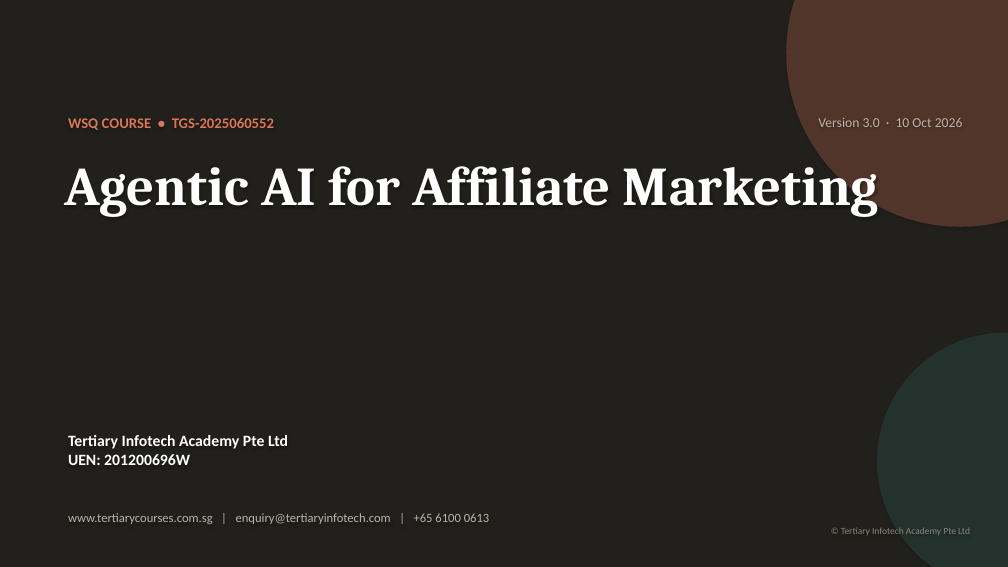
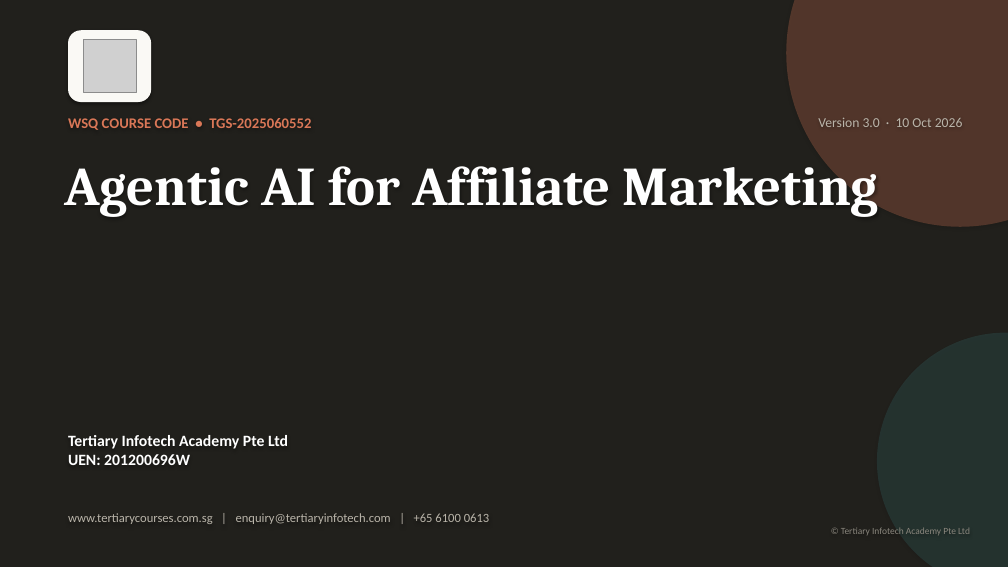
Before and after one commit to tertiarycourses/TGS-2025060552-Agentic-AI-for-Affiliate-Marketing, a slide deck: slide 1 of courseware/Agentic AI for Affiliate Marketing-v3.0.pptx. Drawn at 1008x567 pixels with LibreOffice and Linux fonts; fonts in the diff are those of the drawing; grey boxes stand for pictures. Boxes give left, top, right and bottom in pixels: in the first picture for what was removed or moved away, otherwise in the second. Text is boxed around its words. In the diff, an @@ line names an element or a change of style, - is before the commit and + after.

```diff
--- a/courseware/Agentic AI for Affiliate Marketing-v3.0.pptx
+++ b/courseware/Agentic AI for Affiliate Marketing-v3.0.pptx
@@ rounded rectangle added at [68, 30, 151, 102], fill #FAF9F5 @@
@@ picture added at [83, 40, 136, 93] @@
@@ text at [68, 118, 311, 130]: text changed @@
-WSQ COURSE • TGS-2025060552
+WSQ COURSE CODE • TGS-2025060552
```
Also in this commit, not shown: 27 other slides changed, 1 other file.
